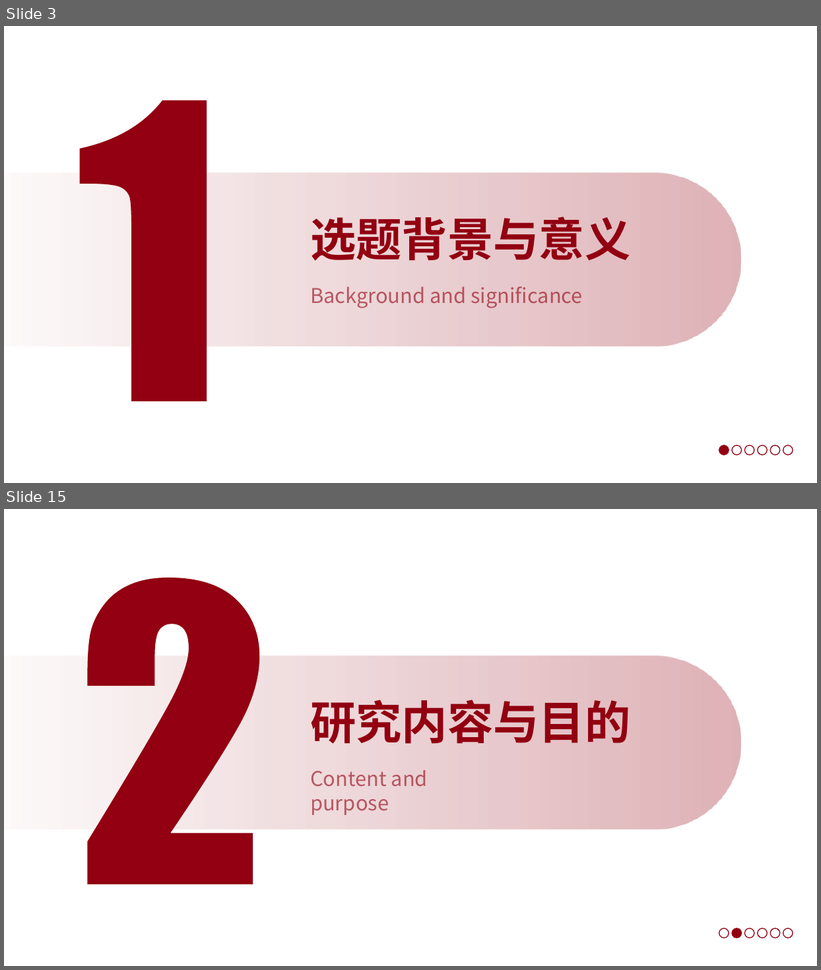
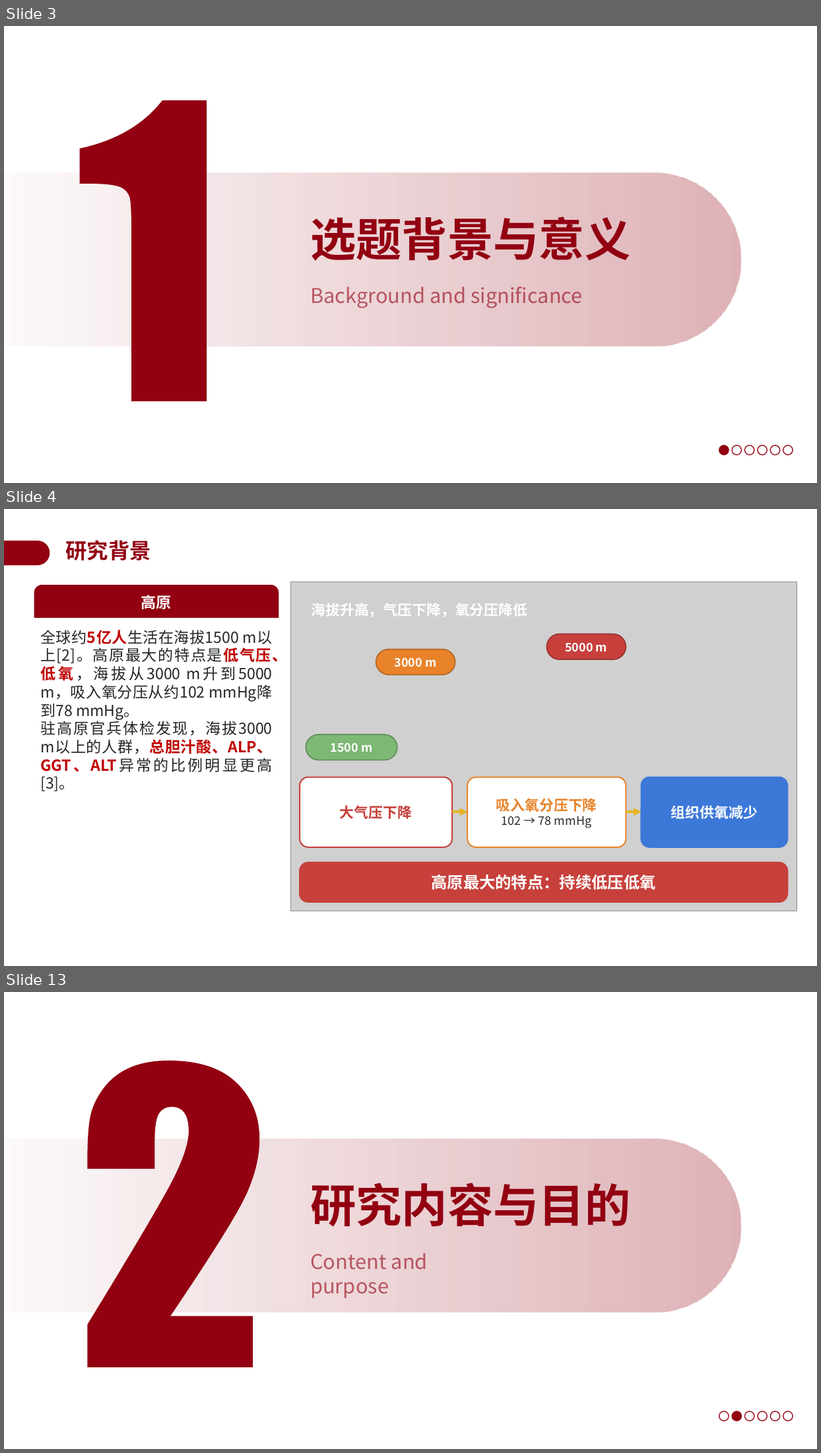
Before and after one commit to a854589274-afk/1, a slide deck: 开题答辩PPT_BSEP高原低压低氧.pptx. Shown one above the other, each under a label of ours: slides 3 and 15 before the commit, slides 3, 4 and 13 after it; the slides between them are not shown. The pictures are 821x970 and 821x1453 pixels, drawn with LibreOffice and Linux fonts; fonts in the diff are those of the drawing; grey boxes stand for pictures; background and template pictures are left out. Boxes give left, top, right and bottom in pixels: in the first picture for what was removed or moved away, otherwise in the second. Text is boxed around its words. In the diff, an @@ line names an element or a change of style, - is before the commit and + after.

```diff
--- a/开题答辩PPT_BSEP高原低压低氧.pptx
+++ b/开题答辩PPT_BSEP高原低压低氧.pptx
@@ slide 4 added at (4,509,817,966), background #FFFFFF @@
@@ freeform shape added at (4,541,50,565), fill #920011 @@
@@ text added at (66,540,151,560), 25.2 pt, text #920011, bold @@
+研究背景
@@ round same rect added at (34,586,279,618), fill #920011, outline #920011 1 pt, 18 pt, text #FFFFFF, bold @@
+高原
@@ picture added at (290,582,797,912) @@
@@ text added at (40,630,287,791), 18 pt, text #262626 @@
+全球约5亿人生活在海拔1500 m以上[2]。高原最大的特点是低气压、低氧，海拔从3000 m升到5000 m，吸入氧分压从约102 mmHg降到78 mmHg。
+驻高原官兵体检发现，海拔3000 m以上的人群，总胆汁酸、ALP、GGT、ALT异常的比例明显更高[3]。
@@ group added at (300,603,788,902): 7 rounded rectangles, 2 arrows, 1 text @@
+1500 m
+3000 m
+5000 m
+海拔升高，气压下降，氧分压降低
+大气压下降
+吸入氧分压下降
+102 → 78 mmHg
+组织供氧减少
+高原最大的特点：持续低压低氧
@@ what was slide 15 is now slide 13 @@
```
Also in this commit, not shown: 2 slides changed, 15 other slides added, 18 slides removed.
